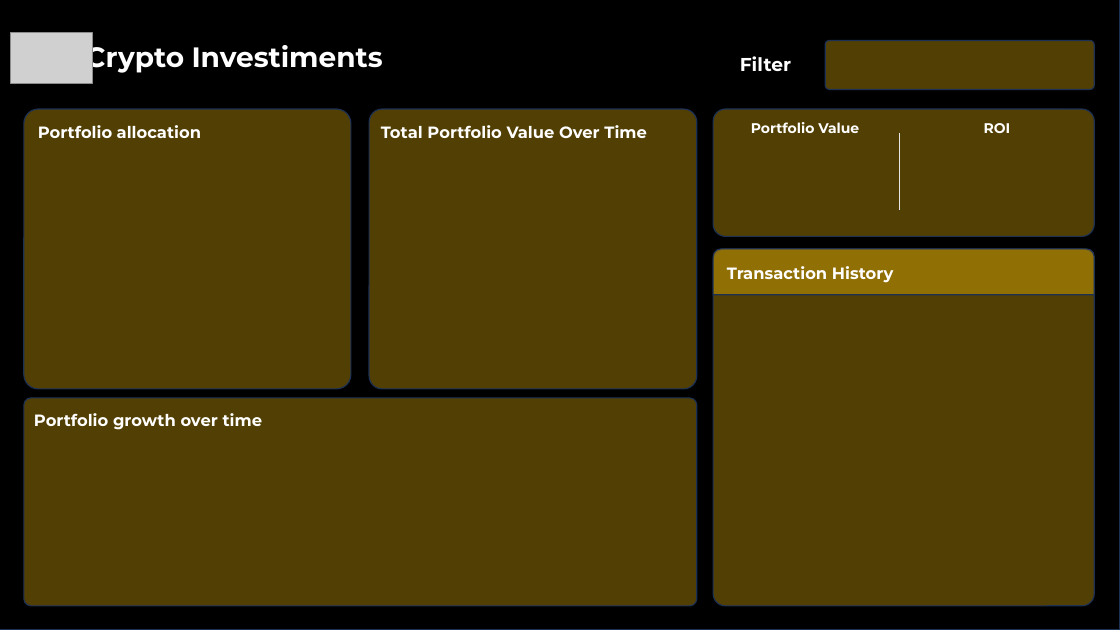
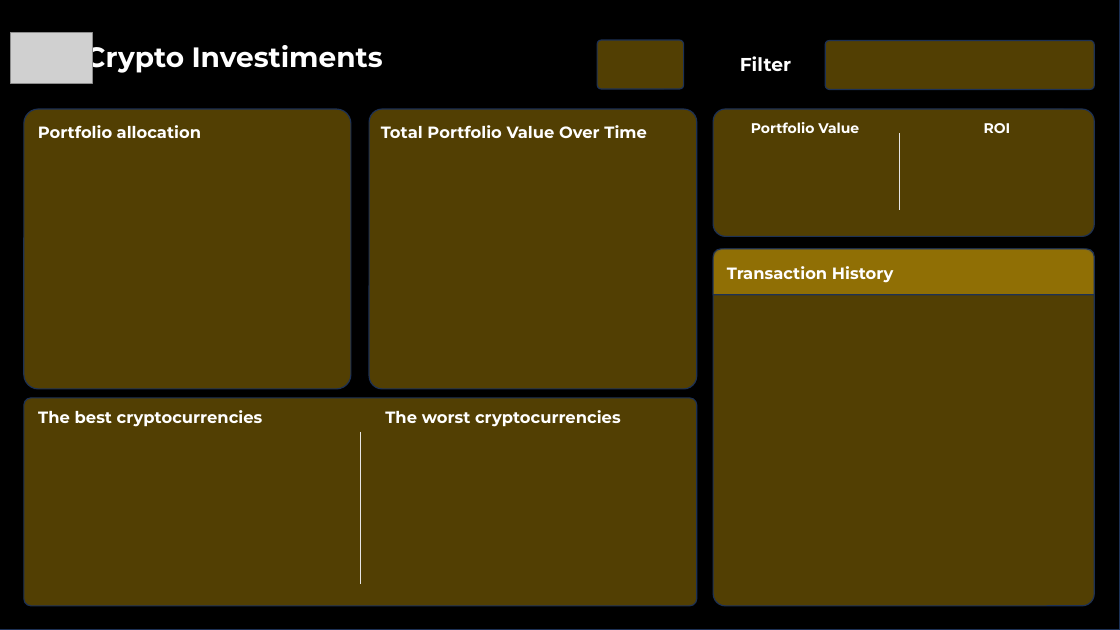
Before and after one commit to RikelmySander/PowerBI, a slide deck: slide 1 of Crypto.pptx. Drawn at 1120x630 pixels with LibreOffice and Linux fonts; fonts in the diff are those of the drawing; grey boxes stand for pictures; background and template pictures are left out. Boxes give left, top, right and bottom in pixels: in the first picture for what was removed or moved away, otherwise in the second. Text is boxed around its words. In the diff, an @@ line names an element or a change of style, - is before the commit and + after.

Commit message:
API crypto

```diff
--- a/Crypto.pptx
+++ b/Crypto.pptx
@@ rounded rectangle added at <box>597,40,684,89</box>, fill #AD8507 at 48% opacity, outline #1E3256 1 pt @@
@@ text at <box>38,410,263,427</box>: text changed @@
-Portfolio growth over time
+The best cryptocurrencies
@@ text added at <box>385,410,621,427</box>, 14 pt, text #FFFFFF, bold @@
+The worst cryptocurrencies
@@ line added from (360, 432) to (360, 584), #E7E6E6 0.5 pt @@
```
Also in this commit, not shown: 2 other files.
